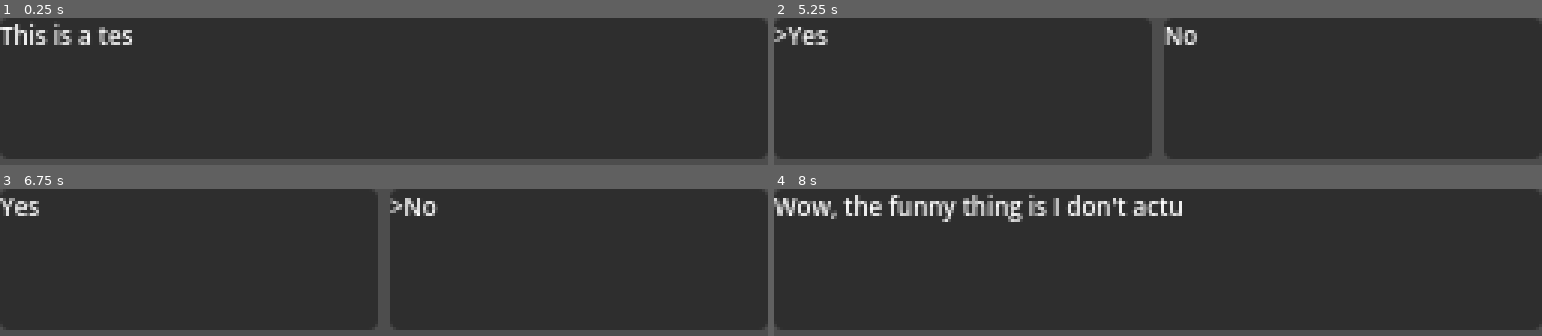
Above: before the commit, frames 1-4 (two rows, left to right).
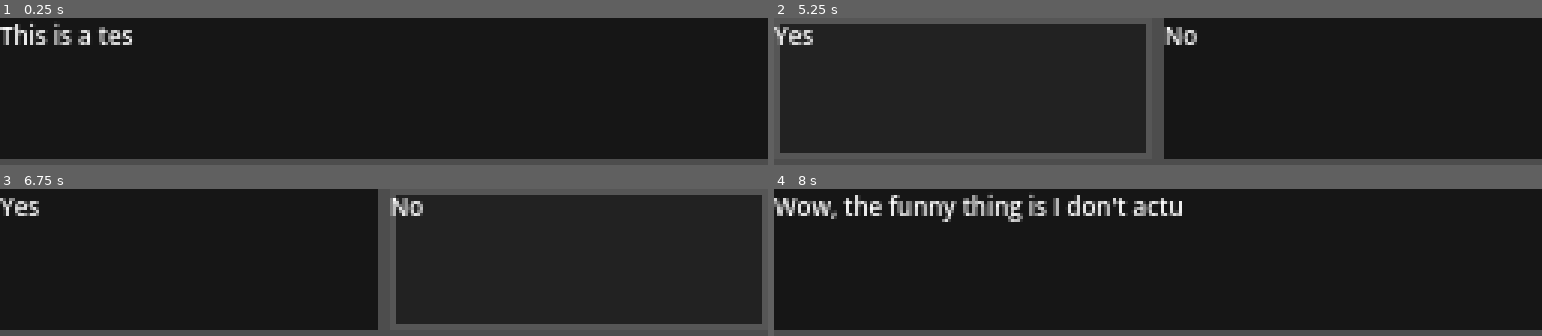
Above: after the commit, the same moments.

Repository: Franine1/haunted-house-nes-jam
Game: Godot game, scene res://scenes/UI/game_manager.tscn
The game is run twice, just before and just after one commit, with the same random seed, the same clock (stepped at 60 frames per second) and the same inputs. This scene is started directly instead of the project's main scene.
Inputs:
- Up to frame 1 (0.25 s): no input
- Up to frame 2 (5.25 s): hold D (Move Right) 0.53-1.28 s; tap X (A button) at 0.6, 2.85, 5.1 s; hold S (Move Down) 1.28-2.03 s; tap Z (B button) at 1.35, 3.6 s; tap Enter at 2, 4.25 s; hold D (Move Right) 2.03-2.78 s; tap V (Select button) at 2.1, 4.35 s; tap Space at 2.75, 5 s; hold W (Move Up) 2.78-3.53 s; hold A (Move Left) 3.53-5.03 s; hold S (Move Down) from 5.03 s (still down)
- Up to frame 3 (6.75 s): tap Enter at 5.75 s; release S (Move Down) at 5.78 s; hold D (Move Right) 5.78-6.53 s; tap Z (B button) at 5.85 s; tap Space at 6.5 s; hold W (Move Up) from 6.53 s (still down); tap V (Select button) at 6.6 s
- Up to frame 4 (8 s): release W (Move Up) at 7.28 s; hold D (Move Right) from 7.28 s (still down); tap X (A button) at 7.35 s

The runs differ from the first frame. In frame 1, 0.2% of the frame differs, in the area x 0-100%, y 0-96%; in frame 2, 6.0%; in frame 3, 6.0%; in frame 4, 0.2%.

Commit message:
improved textbox theme

Diff:
--- a/resources/dialogue/reusables/^u^.tres
+++ b/resources/dialogue/reusables/^u^.tres
@@ -4,5 +4,5 @@
 
 [resource]
 script = ExtResource("1_fimf5")
-lines = Array[String](["Fuck you"])
+lines = Array[String](["Fuck you", "What a rude thing to say!", "Fix your fucking language, that's not a fucking nice thing to say.", "^U^", "Alr lil bru"])
 metadata/_custom_type_script = "uid://cqejfq3mk4wi8"
--- a/resources/dialogue/reusables/thats_cool.tres
+++ b/resources/dialogue/reusables/thats_cool.tres
@@ -4,5 +4,5 @@
 
 [resource]
 script = ExtResource("1_07qb4")
-lines = Array[String](["That's cool"])
+lines = Array[String](["That's cool", "Yeah am I yapping or what?"])
 metadata/_custom_type_script = "uid://cqejfq3mk4wi8"
--- a/resources/themes/UI_theme.tres
+++ b/resources/themes/UI_theme.tres
@@ -5,12 +5,8 @@
 content_margin_top = 0.0
 content_margin_right = 0.0
 content_margin_bottom = 0.0
-bg_color = Color(0.1, 0.1, 0.1, 0.6)
-corner_radius_top_left = 3
-corner_radius_top_right = 3
-corner_radius_bottom_right = 3
-corner_radius_bottom_left = 3
-corner_detail = 5
+bg_color = Color(0, 0, 0, 0.7058824)
+corner_detail = 2
 
 [sub_resource type="Image" id="Image_1yfe4"]
 data = {
@@ -645,6 +641,15 @@
 content_margin_right = 0.0
 content_margin_bottom = 0.0
 
+[sub_resource type="StyleBoxFlat" id="StyleBoxFlat_1yfe4"]
+bg_color = Color(0.0627451, 0.0627451, 0.0627451, 0.7058824)
+border_width_left = 2
+border_width_top = 2
+border_width_right = 2
+border_width_bottom = 2
+border_color = Color(0.3529412, 0.3529412, 0.3529412, 0.7058824)
+corner_detail = 2
+
 [resource]
 Panel/styles/panel = SubResource("StyleBoxFlat_v60m8")
 RichTextLabel/colors/default_color = Color(1, 1, 1, 1)
@@ -680,3 +685,5 @@
 RichTextLabel/icons/horizontal_rule = SubResource("ImageTexture_3hk2r")
 RichTextLabel/styles/focus = SubResource("StyleBoxFlat_gwa0u")
 RichTextLabel/styles/normal = SubResource("StyleBoxEmpty_r0b4b")
+SelectedPanel/base_type = &"Panel"
+SelectedPanel/styles/panel = SubResource("StyleBoxFlat_1yfe4")
--- a/scenes/UI/textbox.tscn
+++ b/scenes/UI/textbox.tscn
@@ -17,6 +17,7 @@
 script = ExtResource("1_v60m8")
 
 [node name="Panel" type="Panel" parent="." unique_id=2001106078]
+unique_name_in_owner = true
 z_index = -5
 layout_mode = 1
 anchors_preset = 15
@@ -24,6 +25,7 @@
 anchor_bottom = 1.0
 grow_horizontal = 2
 grow_vertical = 2
+theme = ExtResource("1_uo5yn")
 
 [node name="letter_timer" type="Timer" parent="." unique_id=1999774709]
 unique_name_in_owner = true
--- a/scripts/game data.gd
+++ b/scripts/game data.gd
@@ -5,7 +5,6 @@
 var data: Dictionary[String,Variant] = {}
 
 
-
 func set_data(key: String, value) -> void:
 	data[key] = value
 
--- a/scripts/textbox.gd
+++ b/scripts/textbox.gd
@@ -4,6 +4,7 @@
 
 
 @onready var letters: Timer = %letter_timer
+@onready var back: Panel = %Panel
 var duration: float = 0.1
 
 func display(input: String, speed: float = 0.1) -> void:
@@ -13,16 +14,15 @@
 	var read_text: String = input
 	var select: bool = read_text[0] == ">"
 	if select:
-		#read_text = read_text.substr(1)
+		read_text = read_text.substr(1)
 		pass
 
 	text = read_text
 
 	if select:
-		push_bold()
-		push_bgcolor(Color(0.5,0.5,0.5))
+		back.theme_type_variation = "SelectedPanel"
 	else:
-		push_normal()
+		back.theme_type_variation = "Panel"
 
 
 	visible_characters = 0
